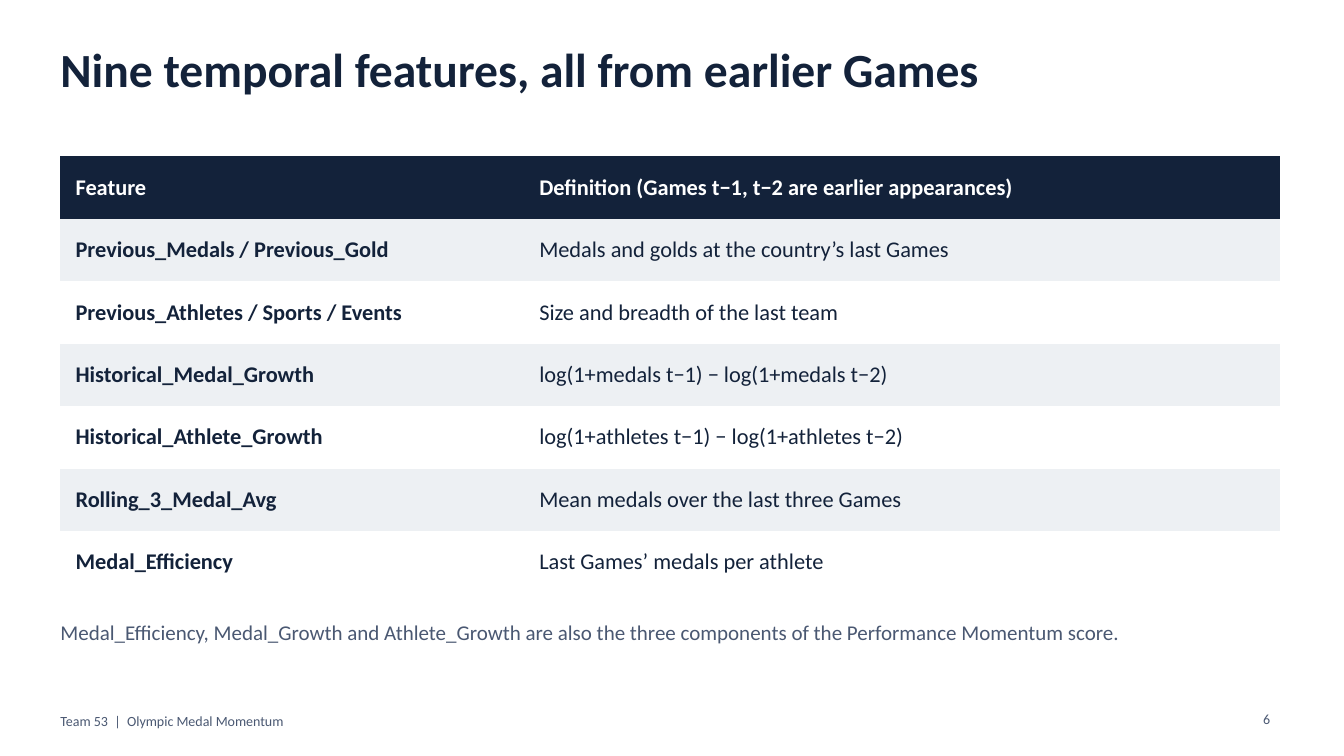
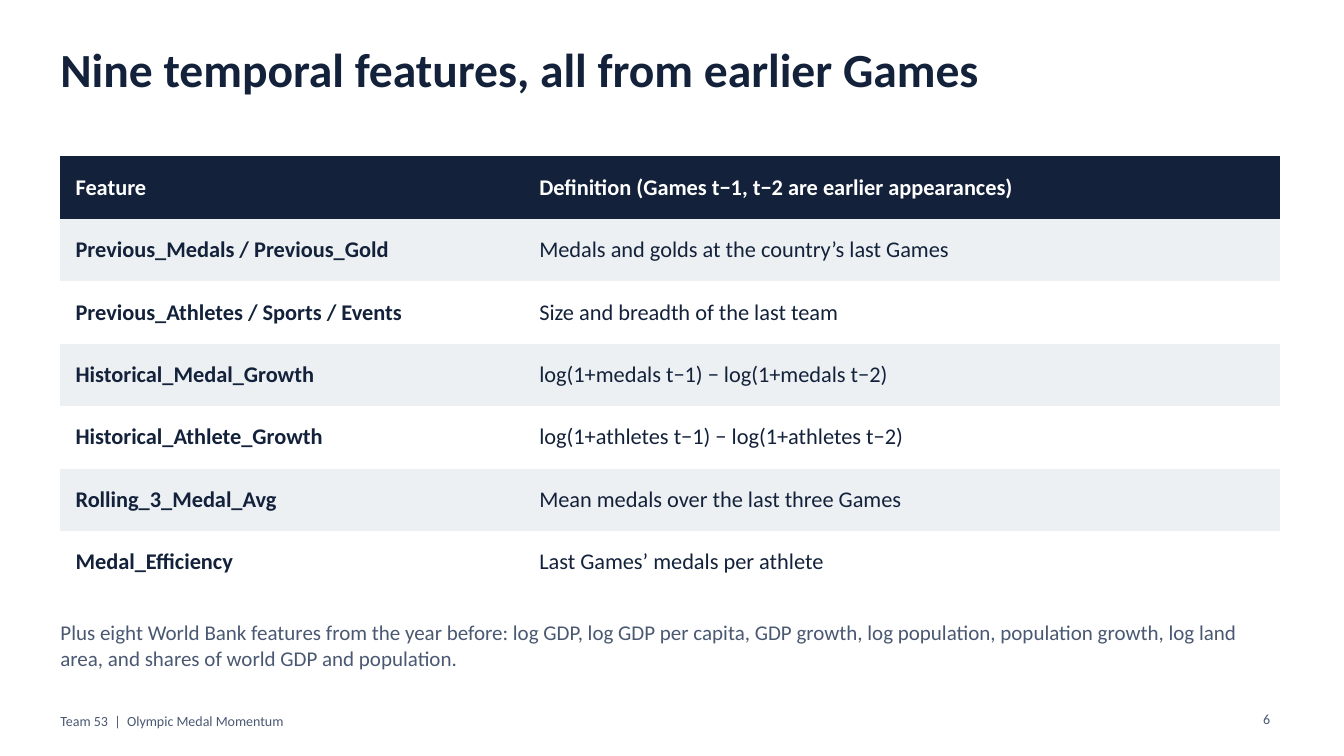
Before and after one commit to ryonahh/ML_MiniProject_53, a slide deck: slide 6 of deliverables/Olympic_Medal_Momentum_Slides.pptx. Drawn at 1344x756 pixels with LibreOffice and Linux fonts; fonts in the diff are those of the drawing. Boxes give left, top, right and bottom in pixels: in the first picture for what was removed or moved away, otherwise in the second. Text is boxed around its words. In the diff, an @@ line names an element or a change of style, - is before the commit and + after.

Commit message:
Update README, report and slides with World Bank and model-family results

```diff
--- a/deliverables/Olympic_Medal_Momentum_Slides.pptx
+++ b/deliverables/Olympic_Medal_Momentum_Slides.pptx
@@ text at (x1=60, y1=625, x2=1236, y2=670): text changed @@
-Medal_Efficiency, Medal_Growth and Athlete_Growth are also the three components of the Performance Momentum score.
+Plus eight World Bank features from the year before: log GDP, log GDP per capita, GDP growth, log population, population growth, log land area, and shares of world GDP and population.
```
Also in this commit, not shown: 8 other slides changed, 1 slide added, 2 other files.
